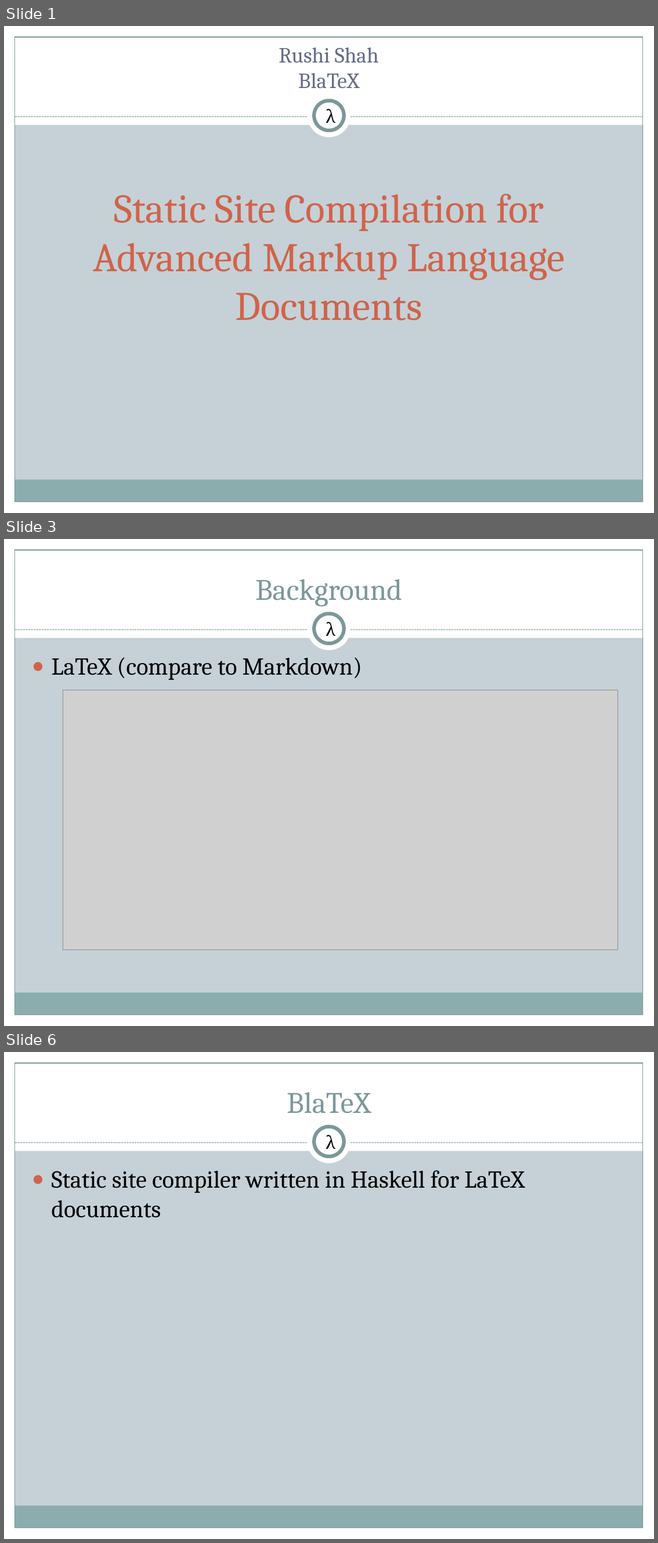
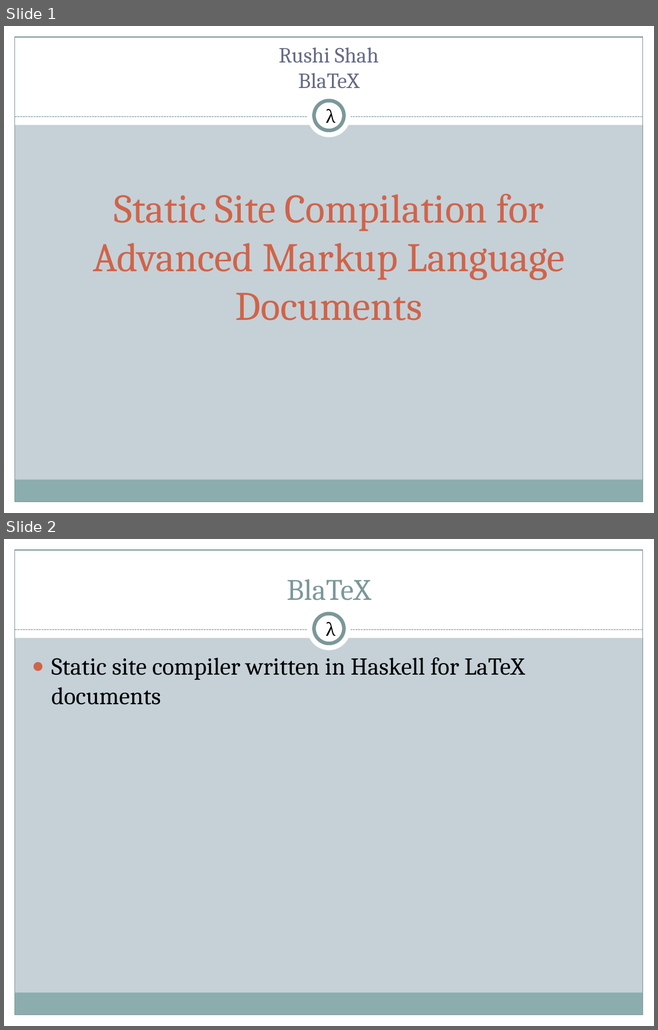
Before and after one commit to 2016rshah/Meta-BlaTeX, a slide deck: Presentations/Final_Presentation.pptx. Shown one above the other, each under a label of ours: slides 1, 3 and 6 before the commit, slides 1 and 2 after it; the slides between them are not shown. The pictures are 658x1543 and 658x1030 pixels, drawn with LibreOffice and Linux fonts; fonts in the diff are those of the drawing; grey boxes stand for pictures. Boxes give left, top, right and bottom in pixels: in the first picture for what was removed or moved away, otherwise in the second. Text is boxed around its words. In the diff, an @@ line names an element or a change of style, - is before the commit and + after.

```diff
--- a/Presentations/Final_Presentation.pptx
+++ b/Presentations/Final_Presentation.pptx
@@ slide 3 removed at (4, 539, 654, 1026), background #C5D1D7; not listed: 9 template elements that a slide beside it also shows @@
@@ title removed at (255, 579, 402, 606) @@
-Background
@@ text removed at (326, 622, 336, 641) @@
-λ
@@ text removed at (52, 657, 362, 680) @@
-● LaTeX (compare to Markdown)
@@ picture removed at (63, 690, 618, 950) @@
@@ what was slide 6 is now slide 2 @@
```
Also in this commit, not shown: 4 slides changed, 2 slides added, 3 other slides removed.
